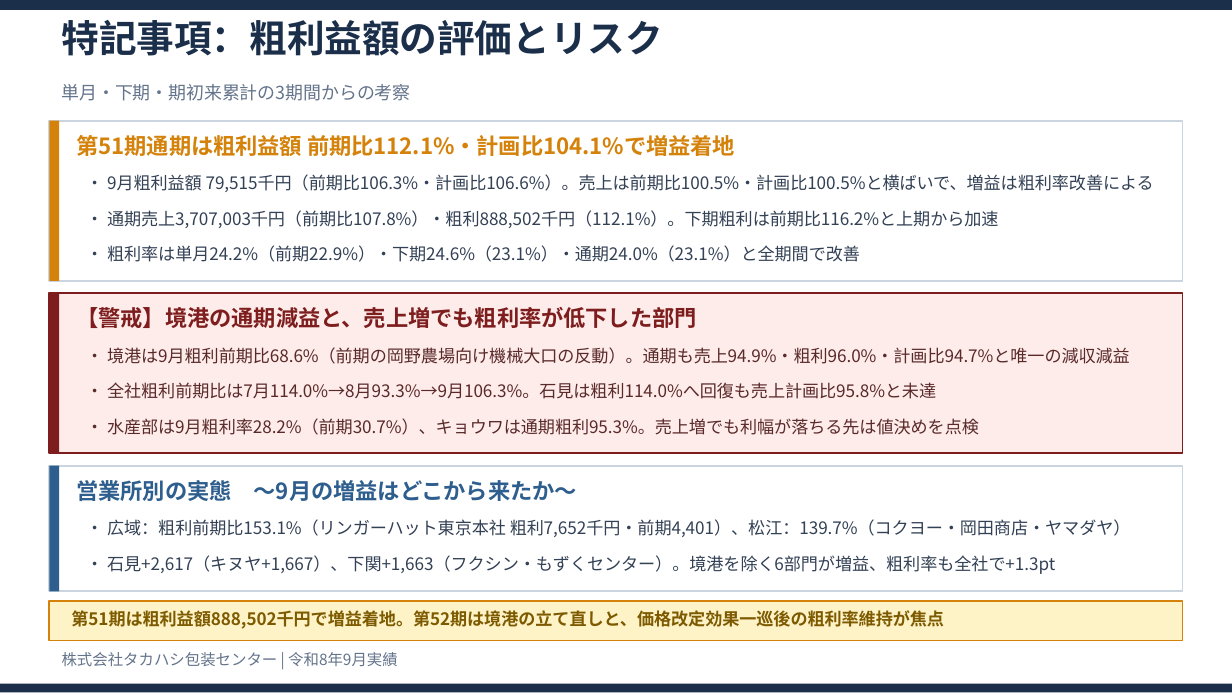
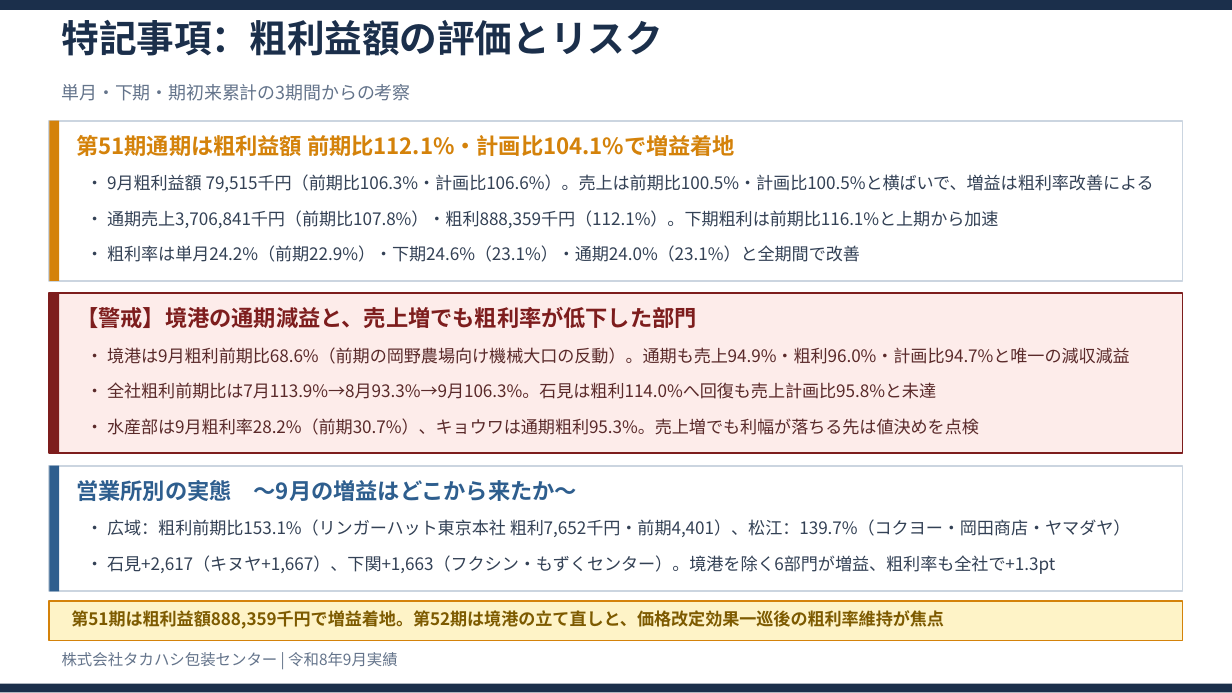
Before and after one commit to takahashihc/claudecode, a slide deck: slide 8 of reports/2026-09_月次実績報告/令和8年9月実績報告.pptx. Drawn at 1232x693 pixels with LibreOffice and Linux fonts; fonts in the diff are those of the drawing. Boxes give left, top, right and bottom in pixels: in the first picture for what was removed or moved away, otherwise in the second. Text is boxed around its words. In the diff, an @@ line names an element or a change of style, - is before the commit and + after.

```diff
--- a/reports/2026-09_月次実績報告/令和8年9月実績報告.pptx
+++ b/reports/2026-09_月次実績報告/令和8年9月実績報告.pptx
@@ text at (x1=86, y1=210, x2=999, y2=228): text changed @@
-・ 通期売上3,707,003千円（前期比107.8%）・粗利888,502千円（112.1%）。下期粗利は前期比116.2%と上期から加速
+・ 通期売上3,706,841千円（前期比107.8%）・粗利888,359千円（112.1%）。下期粗利は前期比116.1%と上期から加速
@@ text at (x1=86, y1=382, x2=936, y2=399): text changed @@
-・ 全社粗利前期比は7月114.0%→8月93.3%→9月106.3%。石見は粗利114.0%へ回復も売上計画比95.8%と未達
+・ 全社粗利前期比は7月113.9%→8月93.3%→9月106.3%。石見は粗利114.0%へ回復も売上計画比95.8%と未達
@@ text at (x1=71, y1=610, x2=944, y2=629): text changed @@
-第51期は粗利益額888,502千円で増益着地。第52期は境港の立て直しと、価格改定効果一巡後の粗利率維持が焦点
+第51期は粗利益額888,359千円で増益着地。第52期は境港の立て直しと、価格改定効果一巡後の粗利率維持が焦点
```
Also in this commit, not shown: 6 other slides changed, 19 other files.
